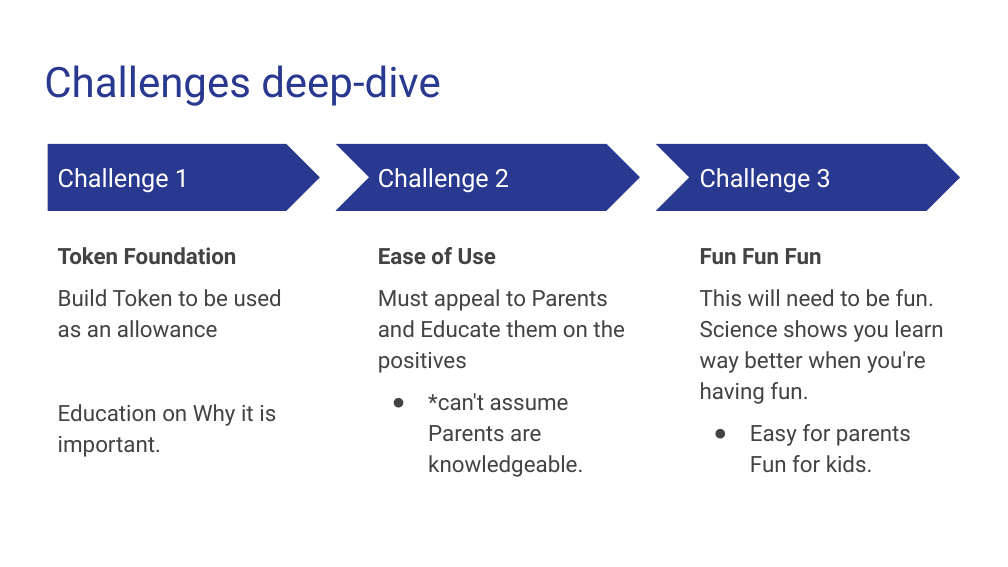
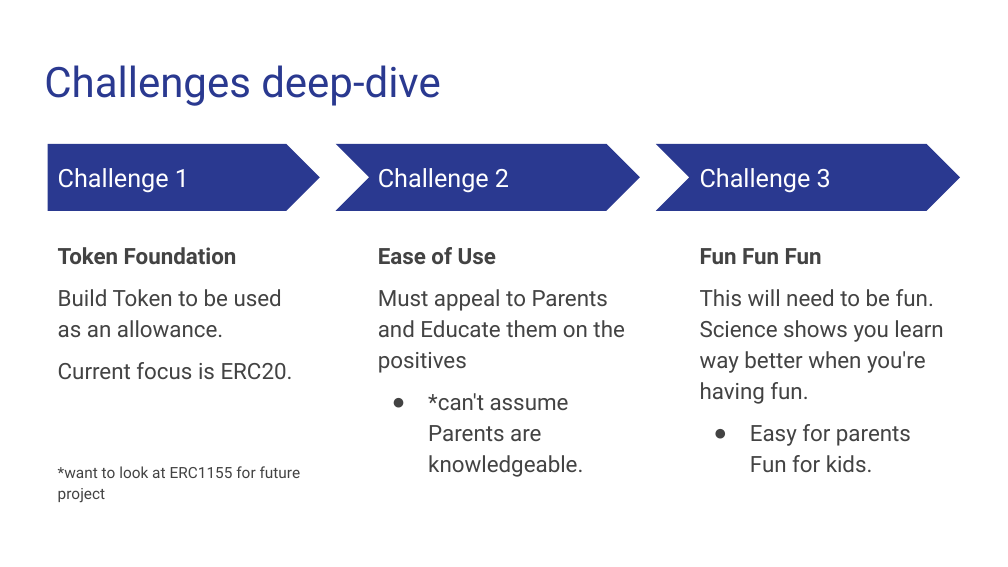
Before and after one commit to TGreenizan/Family-Fuel, a slide deck: slide 3 of Family-Fuel-presentation.odp. Drawn at 1008x567 pixels with LibreOffice and Linux fonts; fonts in the diff are those of the drawing. Boxes give left, top, right and bottom in pixels: in the first picture for what was removed or moved away, otherwise in the second. Text is boxed around its words. In the diff, an @@ line names an element or a change of style, - is before the commit and + after.

```diff
--- a/Family-Fuel-presentation.odp
+++ b/Family-Fuel-presentation.odp
@@ text at bbox=[58, 289, 301, 503]: text changed @@
-Build Token to be used as an allowance
-Education on Why it is important.
+Build Token to be used as an allowance.
+Current focus is ERC20.
+*want to look at ERC1155 for future project
```
Also in this commit, not shown: 3 other slides changed, 9 slides added, 2 slides removed.
